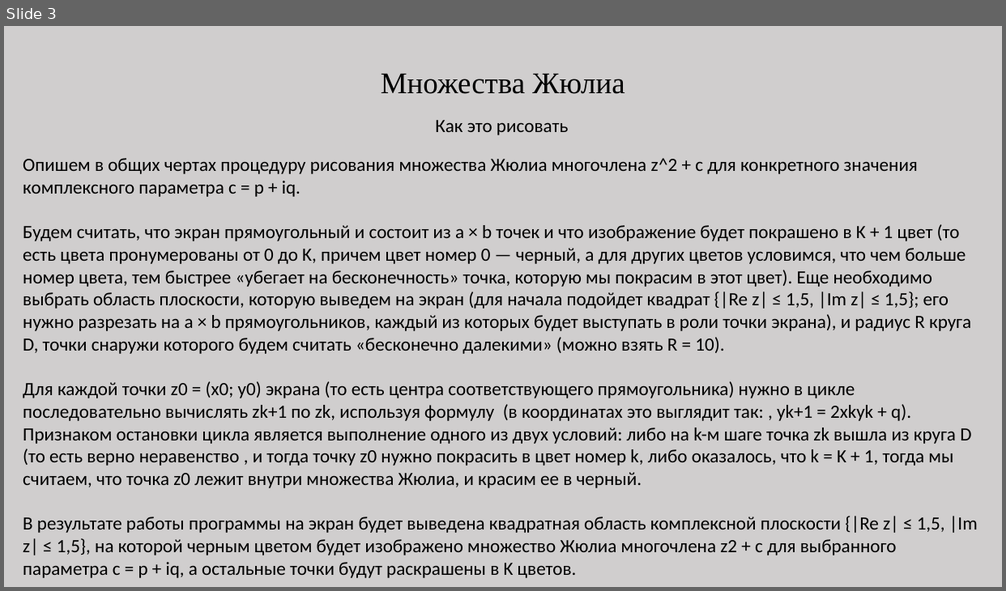
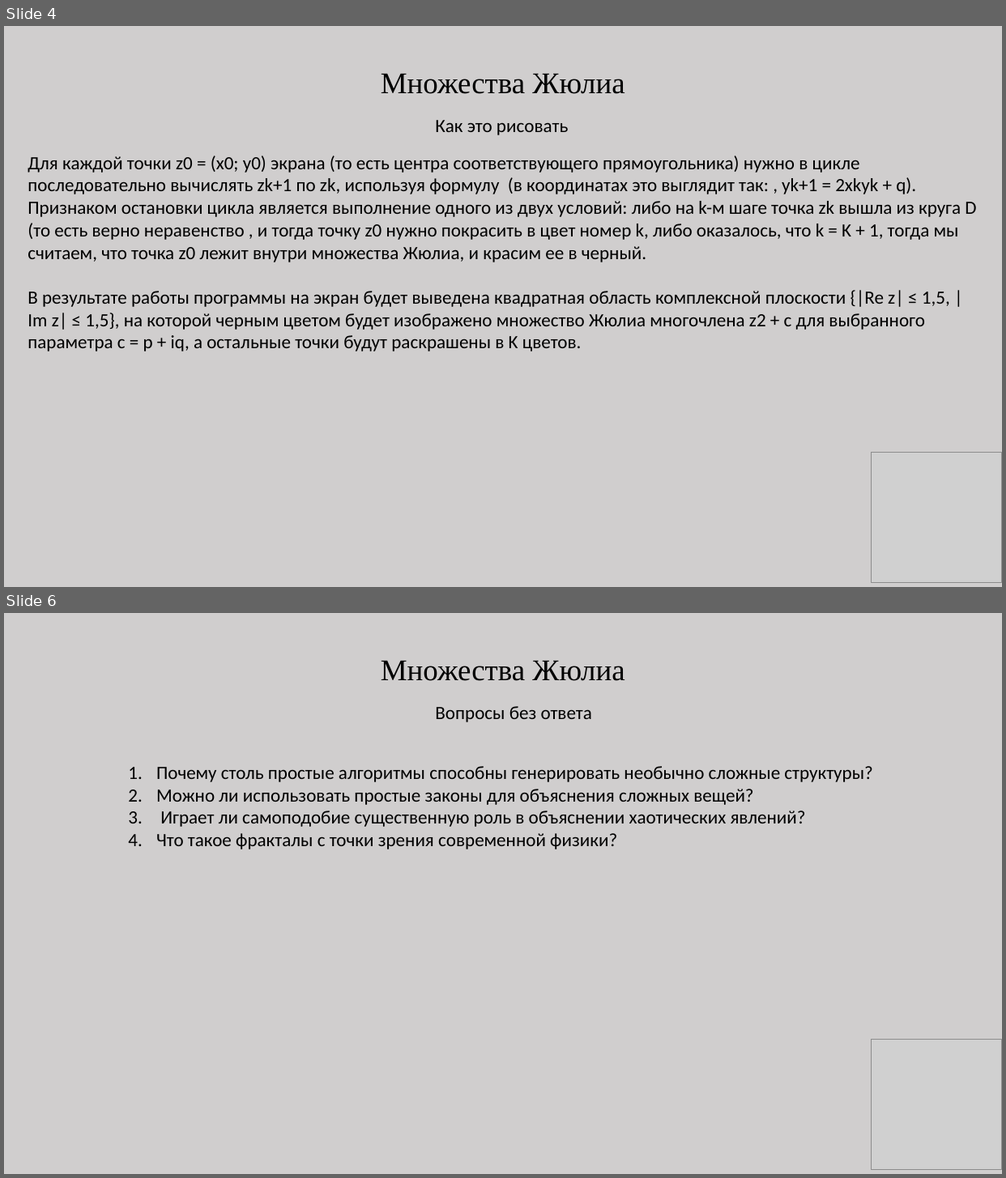
Before and after one commit to Anikoton/Juliat, a slide deck: Фракталы_Жюлиа.pptx. Shown one above the other, each under a label of ours: slide 3 before the commit, slides 4 and 6 after it; the slides between them are not shown. The pictures are 1006x591 and 1006x1178 pixels, drawn with LibreOffice and Linux fonts; fonts in the diff are those of the drawing; grey boxes stand for pictures. Boxes give left, top, right and bottom in pixels: in the first picture for what was removed or moved away, otherwise in the second. Text is boxed around its words. In the diff, an @@ line names an element or a change of style, - is before the commit and + after.

```diff
--- a/Фракталы_Жюлиа.pptx
+++ b/Фракталы_Жюлиа.pptx
@@ slide 6 added at [4, 613, 1002, 1174], background #D0CECE @@
@@ title added at [381, 660, 624, 681], 28.8 pt, text #000000 @@
+Множества Жюлиа
@@ text added at [435, 706, 592, 722], 18 pt, text #000000 @@
+Вопросы без ответа
@@ text added at [156, 766, 872, 850], 18 pt, text #000000 @@
+1. Почему столь простые алгоритмы способны генерировать необычно сложные структуры?
+2. Можно ли использовать простые законы для объяснения сложных вещей?
+3. Играет ли самоподобие существенную роль в объяснении хаотических явлений?
+4. Что такое фракталы с точки зрения современной физики?
@@ picture added at [872, 1040, 1002, 1170] @@
@@ what was slide 3 is now slide 4 @@
@@ slide 4 changed as well @@
@@ text at [23, 158, 971, 354]: paragraphs removed @@
-Опишем в общих чертах процедуру рисования множества Жюлиа многочлена z^2 + c для конкретного значения комплексного параметра c = p + iq.
-Будем считать, что экран прямоугольный и состоит из a × b точек и что изображение будет покрашено в K + 1 цвет (то есть цвета пронумерованы от 0 до K, причем цвет номер 0 — черный, а для других цветов условимся, что чем больше номер цвета, тем быстрее «убегает на бесконечность» точка, которую мы покрасим в этот цвет). Еще необходимо выбрать область плоскости, которую выведем на экран (для начала подойдет квадрат {|Re z| ≤ 1,5, |Im z| ≤ 1,5}; его нужно разрезать на a × b прямоугольников, каждый из которых будет выступать в роли точки экрана), и радиус R круга D, точки снаружи которого будем считать «бесконечно далекими» (можно взять R = 10).
@@ picture added at [872, 453, 1002, 583] @@
```
Also in this commit, not shown: 2 other slides changed, 2 other slides added, 1 other file.
